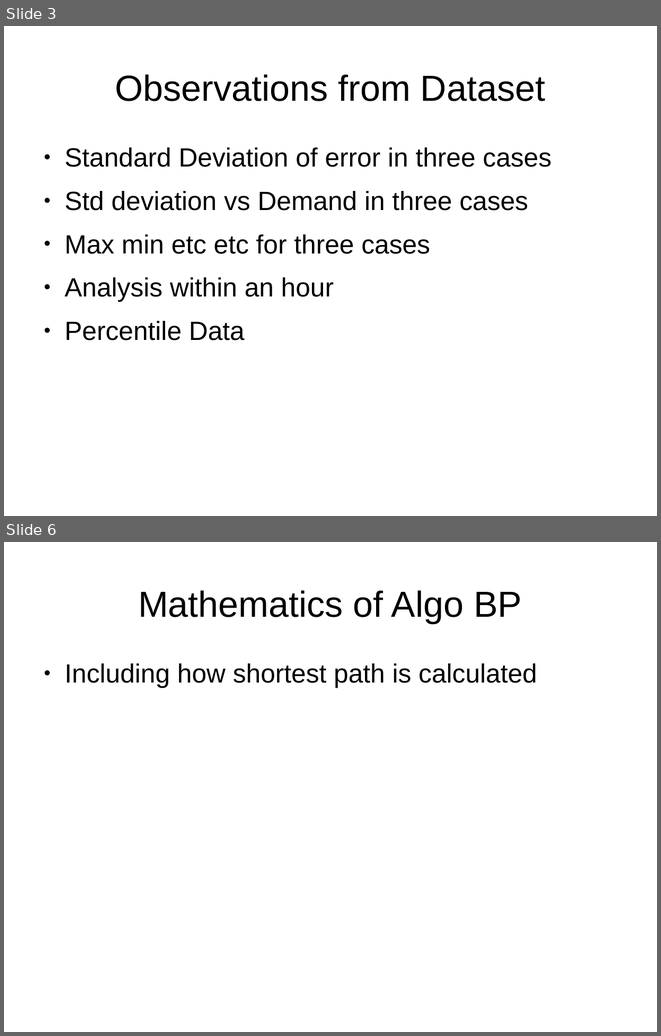
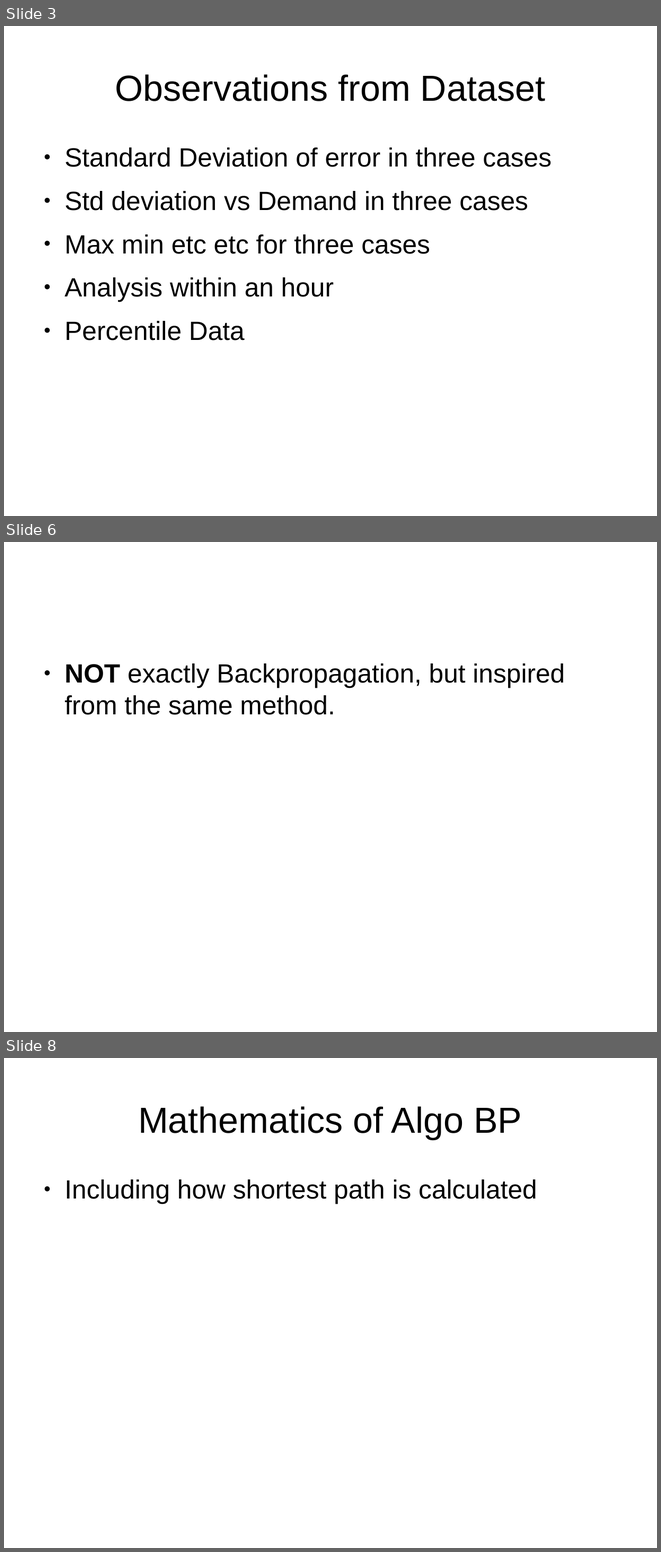
Before and after one commit to anmolmishra1997/Optimal-Bidding, a slide deck: presentation.odp. Shown one above the other, each under a label of ours: slides 3 and 6 before the commit, slides 3, 6 and 8 after it; the slides between them are not shown. The pictures are 661x1036 and 661x1552 pixels, drawn with LibreOffice and Linux fonts; fonts in the diff are those of the drawing. Boxes give left, top, right and bottom in pixels: in the first picture for what was removed or moved away, otherwise in the second. Text is boxed around its words. In the diff, an @@ line names an element or a change of style, - is before the commit and + after.

```diff
--- a/presentation.odp
+++ b/presentation.odp
@@ slide 6 added at (4, 542, 657, 1032), background #FFFFFF @@
@@ text added at (64, 663, 565, 715), 32 pt, text #000000 @@
+● NOT exactly Backpropagation, but inspired from the same method.
@@ what was slide 6 is now slide 8 @@
```
Also in this commit, not shown: 4 slides changed, 10 other slides added, 28 other files.
